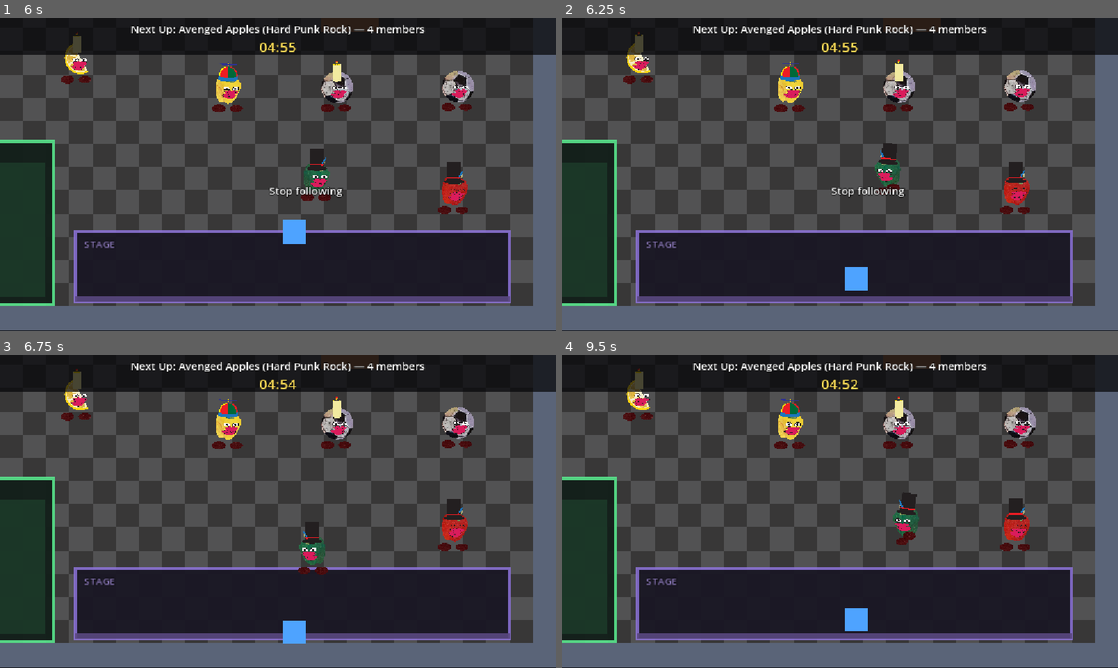
Above: before the commit, frames 1-4 (two rows, left to right).
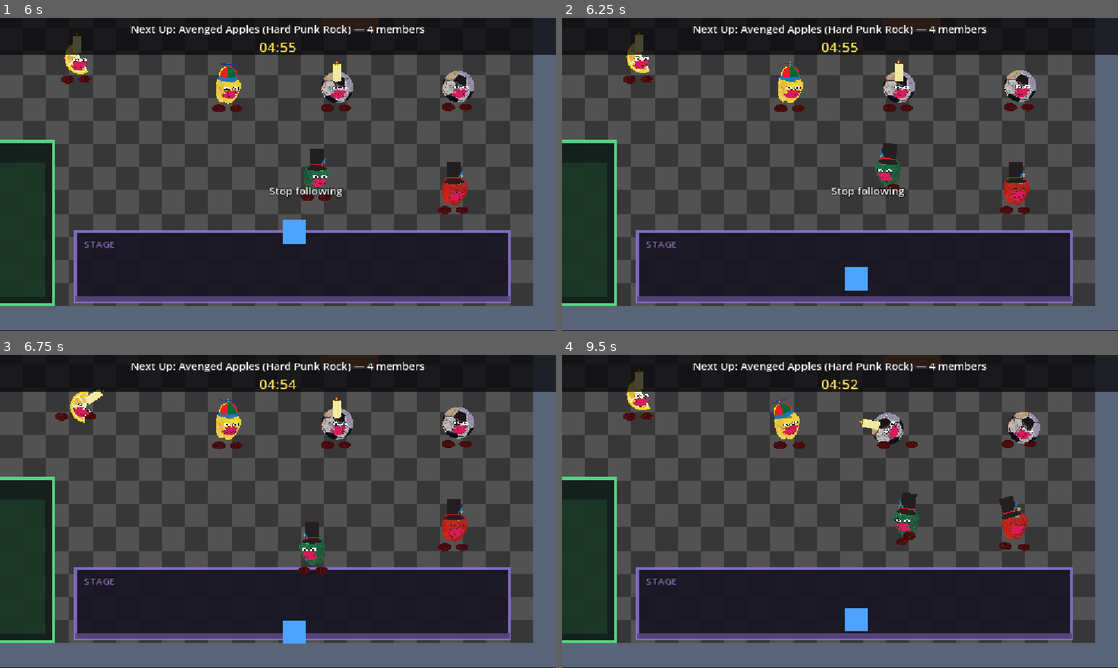
Above: after the commit, the same moments.

Repository: hexahigh/cool-game-project
Game: Godot game, scene res://scenes/main.tscn
Same seed, same stepped clock (60 frames per second), same inputs: the game is played once before the commit and once after it.
Inputs (mouse positions are in pixels of both pictures, inside the frame that each line leads up to):
- Up to frame 1 (6 s): click "Start" at 0.5 s; tap Enter at 1.25 s; move the mouse to (400, 158) at 1.27 s; hold D (move_right) 1.28-2 s; click (400, 158) at 1.42 s; drag from (166, 190) to (250, 237) at 2.02 s; move the mouse to (333, 105) at 2.77 s; hold D (move_right) 2.78-3.5 s; drag from (250, 237) to (111, 127) at 3.52 s; move the mouse to (444, 221) at 4.27 s; hold A (move_left) 4.28-5 s; drag from (111, 127) to (194, 96) at 5.02 s; move the mouse to (305, 174) at 5.77 s; hold S (move_down) from 5.78 s (still down); click (305, 174) at 5.92 s
- Up to frame 2 (6.25 s): keep holding S (move_down)
- Up to frame 3 (6.75 s): release S (move_down) at 6.5 s; drag from (194, 433) to (166, 527) at 6.52 s
- Up to frame 4 (9.5 s): move the mouse to (962, 495) at 7.27 s; hold W (move_up) 7.28-8 s; drag from (728, 527) to (812, 574) at 8.02 s; move the mouse to (895, 442) at 8.77 s; hold S (move_down) from 8.78 s (still down)

Frame 1 is identical in both runs. In frame 2, less than 0.1% of the frame differs, in the area x 11-16%, y 4-18%; in frame 3, 0.6%; in frame 4, 2.0%, in the area x 11-86%, y 4-63%.
Error before the commit: Invalid call. Nonexistent function 'Randomize' in base 'RandomNumberGenerator'. (res://scripts/band_member.gd:381)

Commit message:
💥

Diff:
--- a/scripts/band_member.gd
+++ b/scripts/band_member.gd
@@ -378,7 +378,7 @@
 		return
 
 	var rng = RandomNumberGenerator.new()
-	rng.Randomize()
+	rng.randomize()
 
 	_idle_dance_anim = STAGE_ANIMATIONS[rng.rand_weighted(IDLE_ANIMATION_WEIGHTS)]
 	var animation := _anim.get_animation(_idle_dance_anim)
